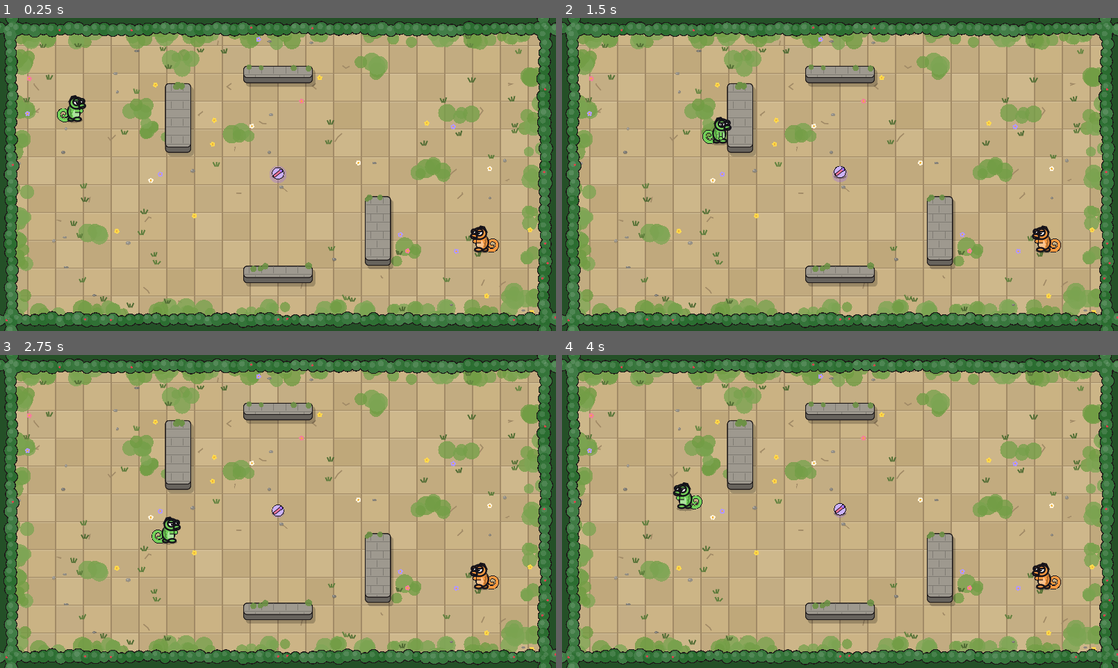
Above: before the commit, frames 1-4 (two rows, left to right).
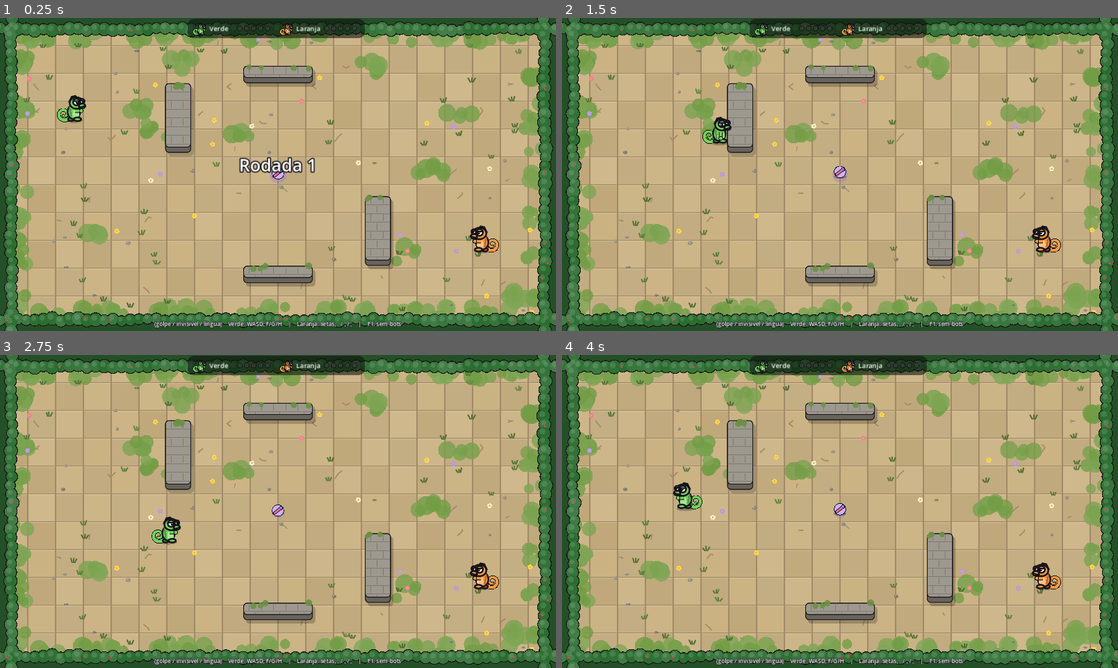
Above: after the commit, the same moments.

Repository: LucasLPiquet/BedLion
Game: Godot game, scene res://scenes/main.tscn
The game is run twice, just before and just after one commit, with the same random seed, the same clock (stepped at 60 frames per second) and the same inputs.
Inputs (mouse positions are in pixels of both pictures, inside the frame that each line leads up to):
- Up to frame 1 (0.25 s): no input
- Up to frame 2 (1.5 s): move the mouse to (962, 158) at 0.52 s; hold D 0.53-1.28 s; tap F at 0.6 s; click (962, 158) at 0.67 s; move the mouse to (728, 190) at 1.27 s; hold S from 1.28 s (still down); tap G at 1.35 s
- Up to frame 3 (2.75 s): move the mouse to (333, 442) at 2.02 s; release S at 2.03 s; hold D from 2.03 s (still down); tap H at 2.1 s
- Up to frame 4 (4 s): move the mouse to (812, 574) at 2.77 s; release D at 2.78 s; hold W 2.78-3.53 s; tap F at 2.85 s; click (812, 574) at 2.92 s; tap Enter at 3.5 s; move the mouse to (1006, 558) at 3.52 s; hold A from 3.53 s (still down); tap G at 3.6 s

The runs differ from the first frame. In frame 1, 2.7% of the frame differs, in the area x 27-73%, y 0-100%; in frame 2, 2.2%; in frame 3, 2.2%; in frame 4, 2.2%.
Error before the commit: Parse Error: Too many arguments for "desenhar()" call. Expected at most 6 but received 7. (res://scripts/placar.gd:41)

Commit message:
Corrige chamada do desenho do camaleão no placar
O placar ainda passava o argumento da arma, que saiu no PR #9.

Co-Authored-By: Claude Opus 5.5 <noreply@anthropic.com>
Claude-Session: https://claude.ai/code/session_01WVF9P4cyGnbNiMgpMockZN

Diff:
--- a/scripts/lingua_no_chao.gd
+++ b/scripts/lingua_no_chao.gd
@@ -47,5 +47,5 @@
 	else:
 		Linguas.desenhar(self, Vector2(-4, 4), Vector2(5, -3), cor, 3.0)
 		for i in 2:
-			var y := -3.0 + i * 5.0
+			var y: float = -3.0 + i * 5.0
 			draw_line(Vector2(-10, y), Vector2(-6, y), Linguas.CONTORNO, 1.5, true)
--- a/scripts/placar.gd
+++ b/scripts/placar.gd
@@ -38,7 +38,7 @@
 		var cor: Color = jogador["cor"]
 		var x := inicio + i * largura_item
 		Desenho.desenhar(self, Transform2D(0.0, Vector2(0.55, 0.55), 0.0, Vector2(x + 22.0, 26.0)),
-			cor, Vector2.RIGHT, true, "", 0.0)
+			cor, Vector2.RIGHT, true, 0.0)
 		draw_string(fonte, Vector2(x + 42.0, 30.0), jogador["nome"], HORIZONTAL_ALIGNMENT_LEFT, -1, 15, Color.WHITE)
 		for p in meta:
 			var centro := Vector2(x + 112.0 + p * 16.0, 24.0)
